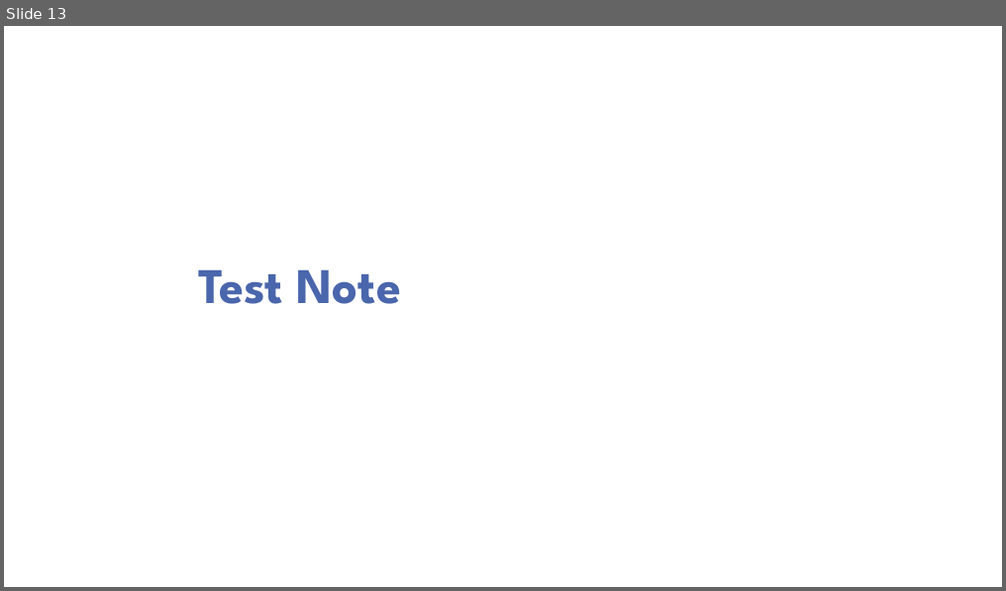
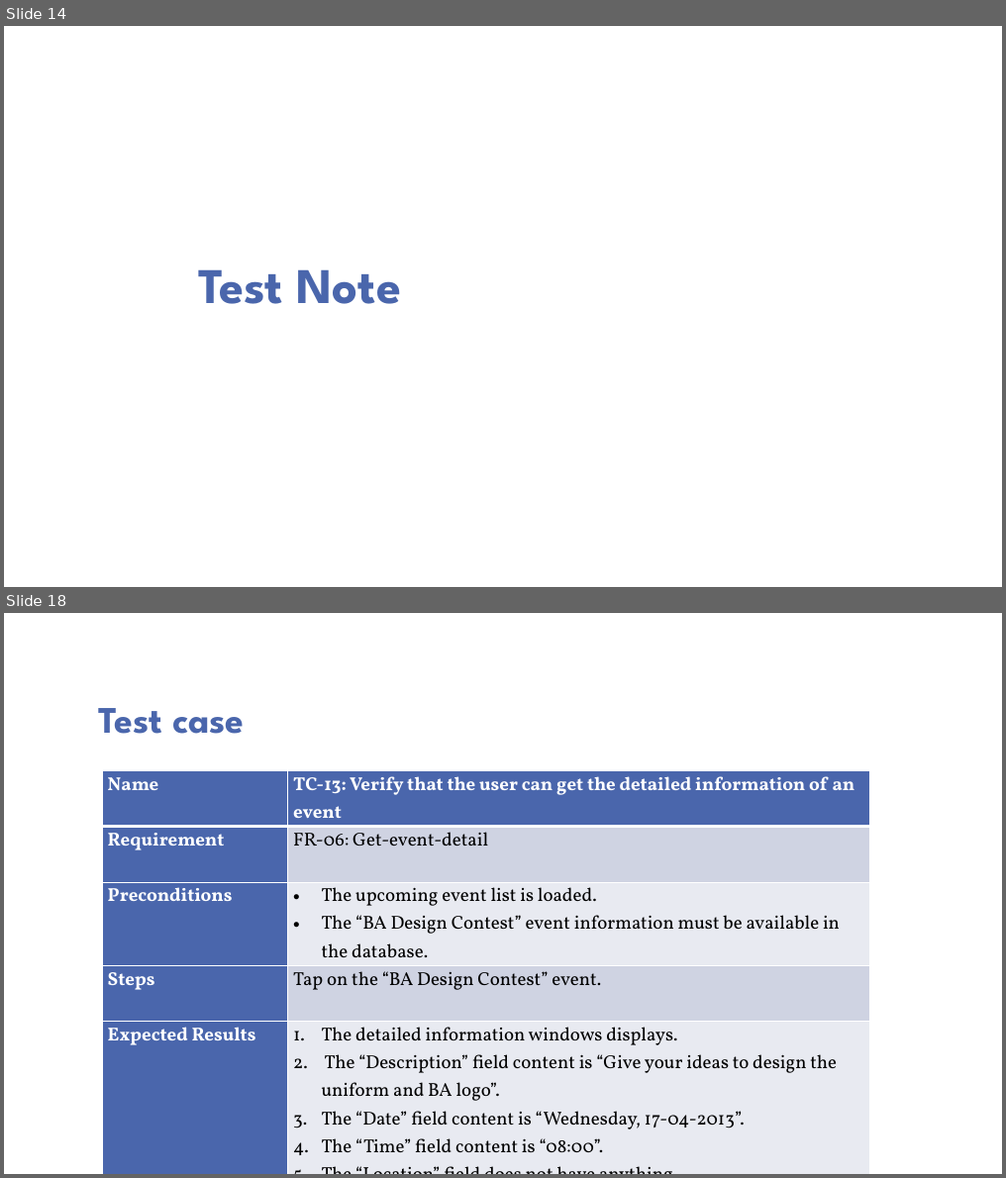
Before and after one commit to huyhung411991/iunotifier, a slide deck: Documents/Presentation - Project Note Sprint 2.pptx. Shown one above the other, each under a label of ours: slide 13 before the commit, slides 14 and 18 after it; the slides between them are not shown. The pictures are 1006x591 and 1006x1178 pixels, drawn with LibreOffice and Linux fonts; fonts in the diff are those of the drawing; background and template pictures are left out. Boxes give left, top, right and bottom in pixels: in the first picture for what was removed or moved away, otherwise in the second. Text is boxed around its words. In the diff, an @@ line names an element or a change of style, - is before the commit and + after.

```diff
--- a/Documents/Presentation - Project Note Sprint 2.pptx
+++ b/Documents/Presentation - Project Note Sprint 2.pptx
@@ slide 18 added at (4,613,1002,1174), background picture (left out) @@
@@ title added at (99,708,244,734), 36 pt, text #4A66AC, bold @@
+Test case
@@ table added at (102,771,869,1157), 5 rows, 2 columns @@
+Name | TC-13: Verify that the user can get the detailed information of an event
+Requirement | FR-06: Get-event-detail
+Preconditions | The upcoming event list is loaded. / The “BA Design Contest” event information must be available in the database.
+Steps | Tap on the “BA Design Contest” event.
+Expected Results | The detailed information windows displays. / The “Description” field content is “Give your ideas to design the uniform and BA logo”. / The “Date” field content is “Wednesday, 17-04-2013”. / The “Time” field content is “08:00”. / The “Location” field does not have anything.
@@ what was slide 13 is now slide 14 @@
```
Also in this commit, not shown: 5 slides changed, 3 other slides added, 1 slide removed, 9 other files.
